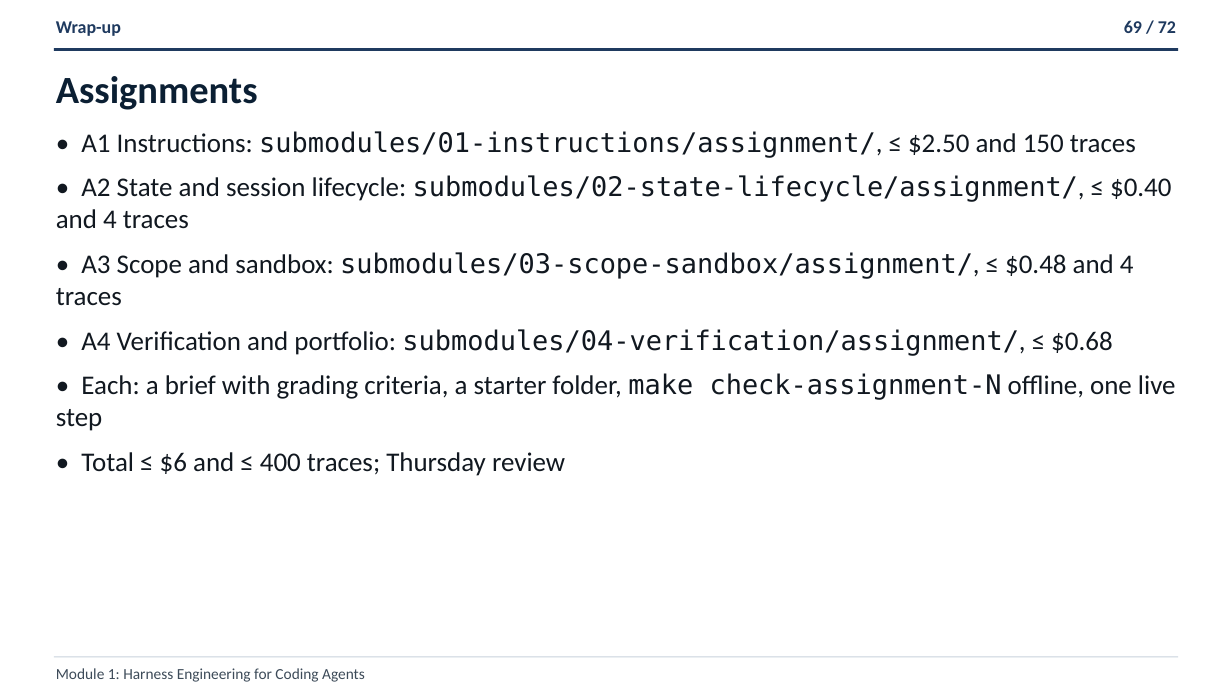
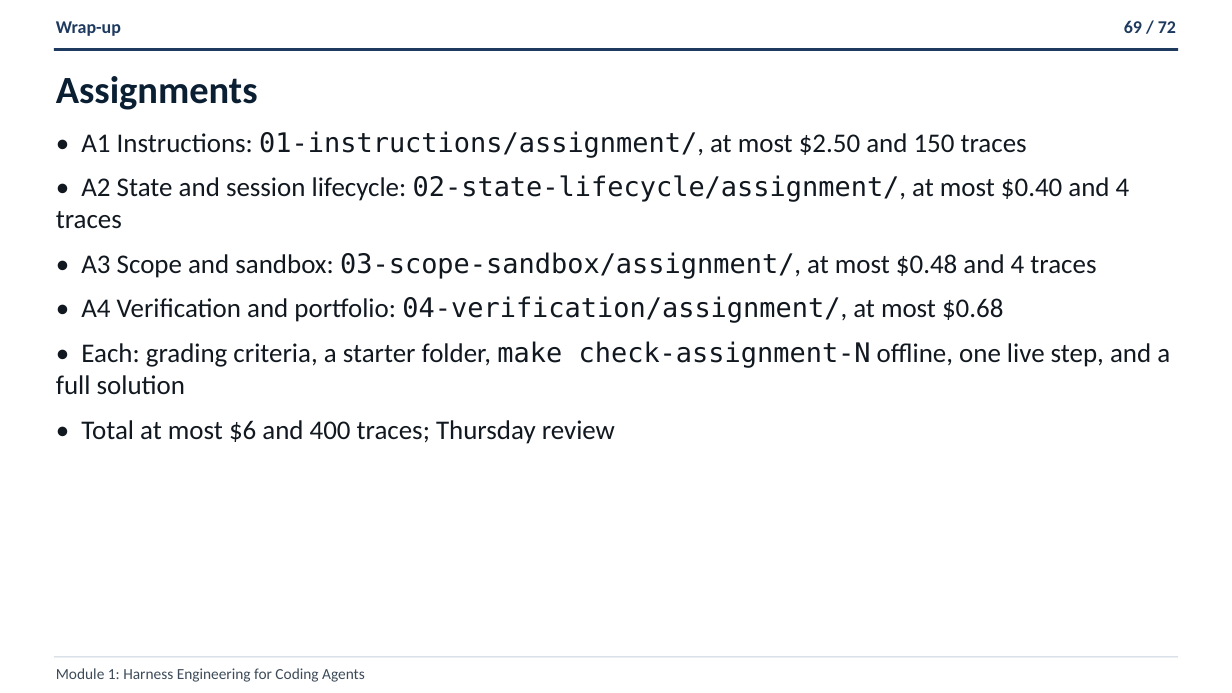
Before and after one commit to ANI-IN/shipharness-dev, a slide deck: slide 69 of slides/deck.pptx. Drawn at 1232x693 pixels with LibreOffice and Linux fonts; fonts in the diff are those of the drawing. Boxes give left, top, right and bottom in pixels: in the first picture for what was removed or moved away, otherwise in the second. Text is boxed around its words. In the diff, an @@ line names an element or a change of style, - is before the commit and + after.

```diff
--- a/slides/deck.pptx
+++ b/slides/deck.pptx
@@ text at <box>56,131,1170,444</box>: text changed @@
-• A1 Instructions: submodules/01-instructions/assignment/, ≤ $2.50 and 150 traces
-• A2 State and session lifecycle: submodules/02-state-lifecycle/assignment/, ≤ $0.40 and 4 traces
-• A3 Scope and sandbox: submodules/03-scope-sandbox/assignment/, ≤ $0.48 and 4 traces
-• A4 Verification and portfolio: submodules/04-verification/assignment/, ≤ $0.68
-• Each: a brief with grading criteria, a starter folder, make check-assignment-N offline, one live step
-• Total ≤ $6 and ≤ 400 traces; Thursday review
+• A1 Instructions: 01-instructions/assignment/, at most $2.50 and 150 traces
+• A2 State and session lifecycle: 02-state-lifecycle/assignment/, at most $0.40 and 4 traces
+• A3 Scope and sandbox: 03-scope-sandbox/assignment/, at most $0.48 and 4 traces
+• A4 Verification and portfolio: 04-verification/assignment/, at most $0.68
+• Each: grading criteria, a starter folder, make check-assignment-N offline, one live step, and a full solution
+• Total at most $6 and 400 traces; Thursday review
```
Also in this commit, not shown: 67 other slides changed, 12 other files.
